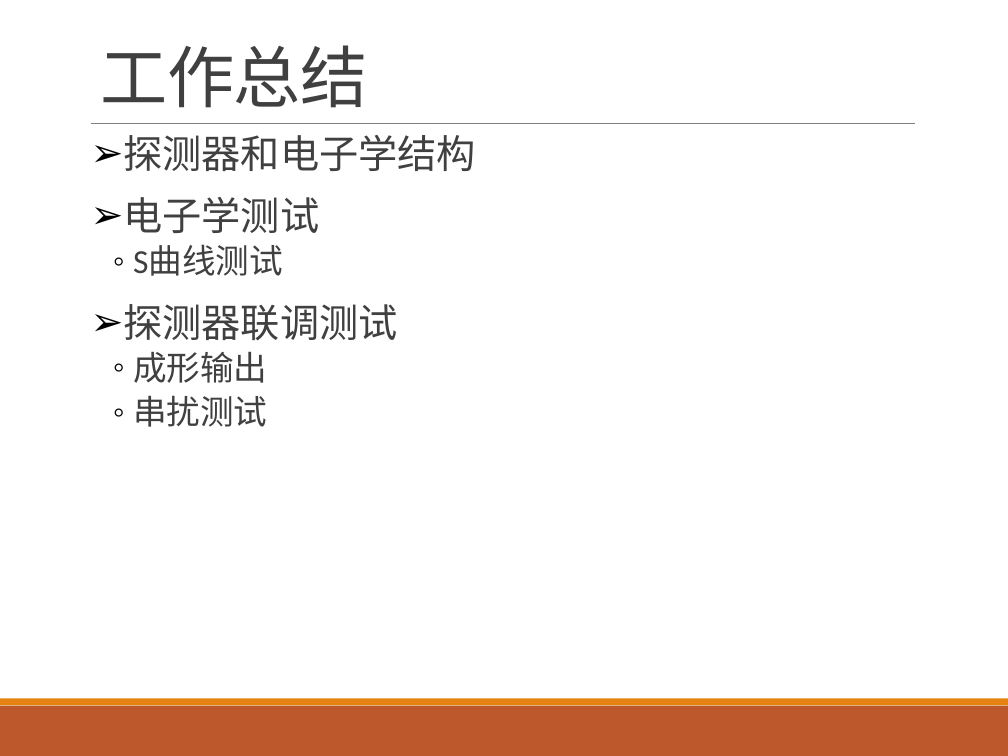
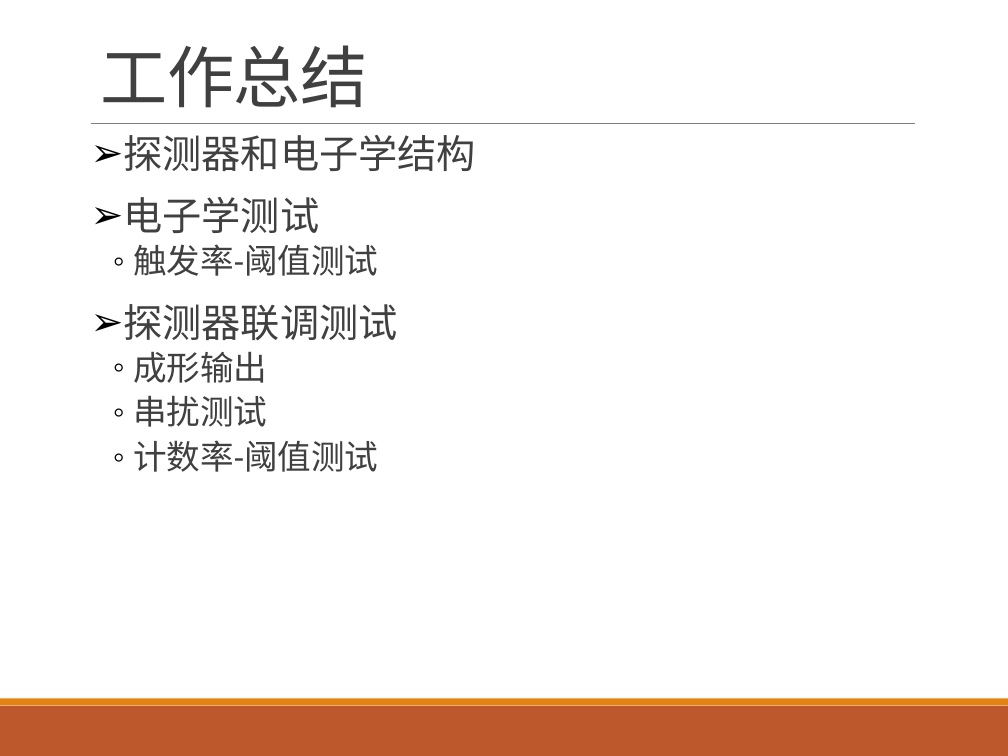
Before and after one commit to wyu0725/SDHCAL_DAQ, a slide deck: slide 2 of Slides/SDHCAL_20170425.pptx. Drawn at 1008x756 pixels with LibreOffice and Linux fonts; fonts in the diff are those of the drawing. Boxes give left, top, right and bottom in pixels: in the first picture for what was removed or moved away, otherwise in the second. Text is boxed around its words. In the diff, an @@ line names an element or a change of style, - is before the commit and + after.

```diff
--- a/Slides/SDHCAL_20170425.pptx
+++ b/Slides/SDHCAL_20170425.pptx
@@ text at (133, 244, 378, 276): text changed @@
-  ◦ S曲线测试
+  ◦ 触发率-阈值测试
@@ text at (133, 440, 378, 472): paragraph added @@
+  ◦ 计数率-阈值测试
```
Also in this commit, not shown: 3 other slides changed, 7 slides added, 2 slides removed.
